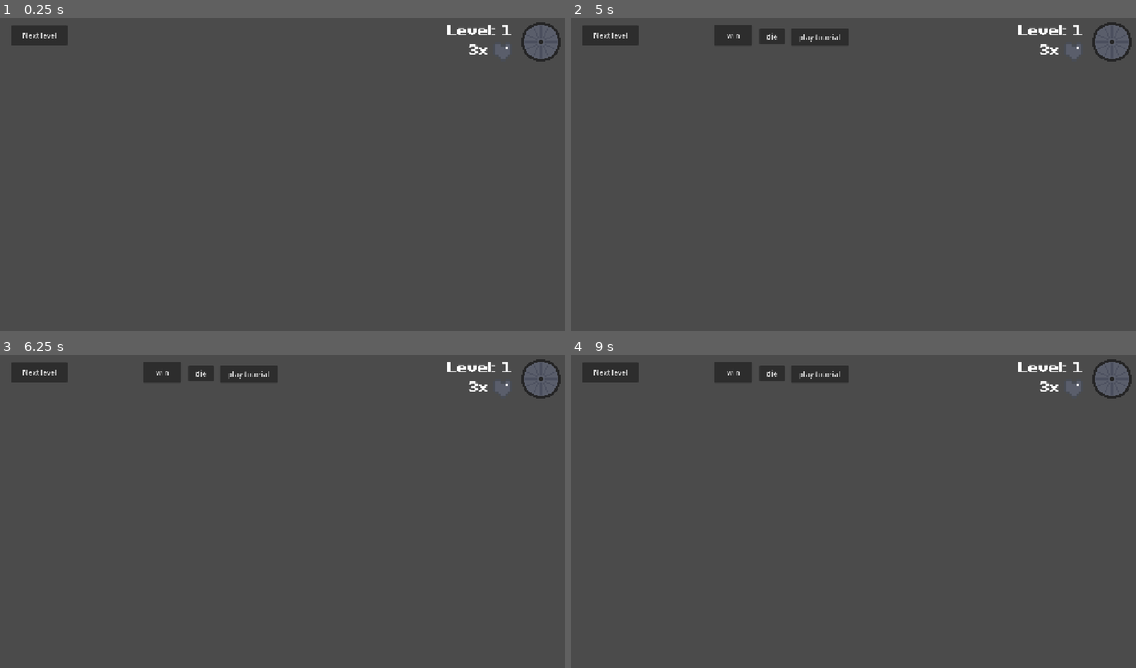
Above: before the commit, frames 1-4 (two rows, left to right).
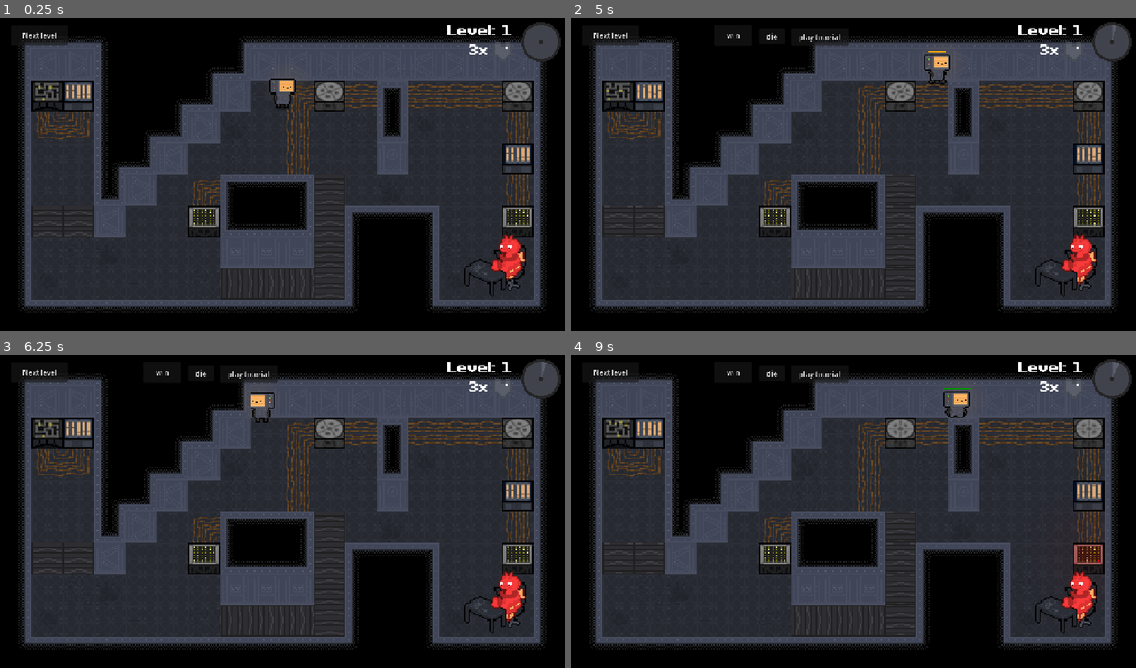
Above: after the commit, the same moments.

Repository: DuneRanger/MSI-GameJam
Game: Godot game, scene res://scenes/game/game.tscn
The game is run twice, just before and just after one commit, with the same random seed, the same clock (stepped at 60 frames per second) and the same inputs.
Inputs (mouse positions are in pixels of both pictures, inside the frame that each line leads up to):
- Up to frame 1 (0.25 s): no input
- Up to frame 2 (5 s): click "Next level" at 0.5 s; click "Next level" at 1.25 s; move the mouse to (977, 158) at 2.02 s; hold D (move_right) 2.03-2.78 s; tap E (interact) at 2.1 s; move the mouse to (740, 190) at 2.77 s; hold S (move_down) 2.78-3.53 s; click (740, 190) at 2.85 s; move the mouse to (910, 105) at 3.52 s; hold D (move_right) 3.53-4.28 s; hold Shift (sprint) 3.53-4.28 s; move the mouse to (825, 237) at 4.27 s; hold W (move_up) from 4.28 s (still down); tap R at 4.35 s
- Up to frame 3 (6.25 s): move the mouse to (452, 558) at 5.02 s; release W (move_up) at 5.03 s; hold A (move_left) from 5.03 s (still down); tap E (interact) at 5.1 s; move the mouse to (113, 464) at 5.77 s; click (113, 464) at 5.85 s
- Up to frame 4 (9 s): move the mouse to (881, 511) at 6.52 s; release A (move_left) at 6.53 s; hold S (move_down) 6.53-7.28 s; hold Shift (sprint) 6.53-7.28 s; move the mouse to (768, 433) at 7.27 s; hold D (move_right) 7.28-8.03 s; tap R at 7.35 s; move the mouse to (977, 495) at 8.02 s; hold W (move_up) 8.03-8.78 s; tap E (interact) at 8.1 s; move the mouse to (740, 527) at 8.77 s; hold D (move_right) from 8.78 s (still down); click (740, 527) at 8.85 s

The runs differ from the first frame. In frame 1, 78% of the frame differs, in the area x 0-100%, y 0-100%; in frame 2, 79%; in frame 3, 79%; in frame 4, 79%.
Error before the commit: Invalid access to property or key '-1' on a base object of type 'Dictionary'. (res://scenes/game/game.gd:52)

Commit message:
merge fix incorrect difficulty extrapolation

Diff:
--- a/scenes/game/game.gd
+++ b/scenes/game/game.gd
@@ -47,9 +47,11 @@
 			current_difficulty += 1
 
 	if current_difficulty not in levels_by_difficulty:
-		current_difficulty -= 1
+		var difficulties = levels_by_difficulty.keys() as Array[int]
+		current_difficulty = difficulties.pick_random()
+		#TODO fix this fuckass
 
-	current_level = levels_by_difficulty[current_difficulty].pick_random().instantiate()
+	current_level = levels_by_difficulty.get(current_difficulty).pick_random().instantiate()
 	level_container.add_child(current_level)
 
 	current_level.machine_layer.child_entered_tree.connect(add_machine)
Not shown: 1 places in scenes/game/levels/level_0.tscn that only renumber resources
Not shown: 1 places in scenes/game/levels/level_3.tscn that only renumber resources
